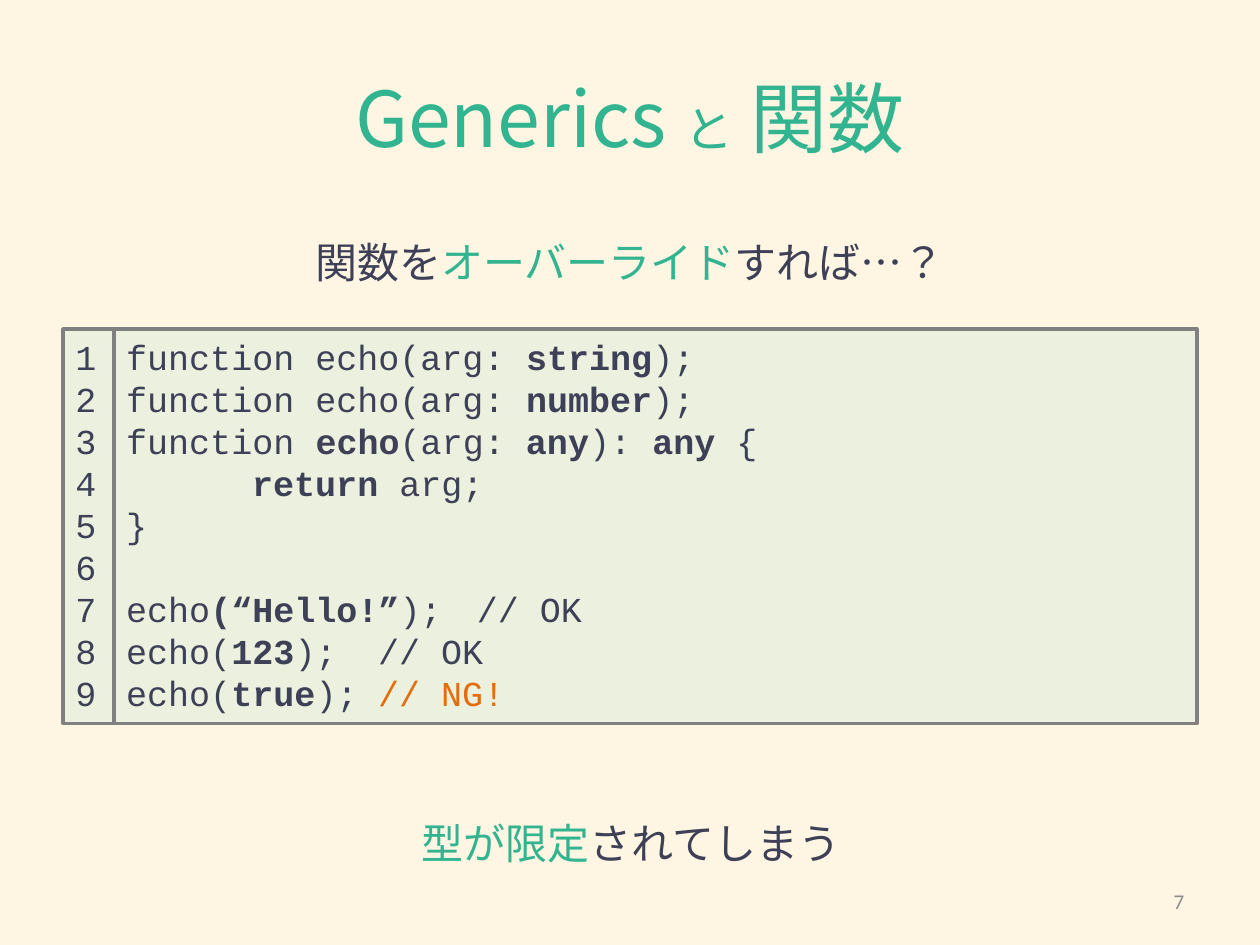
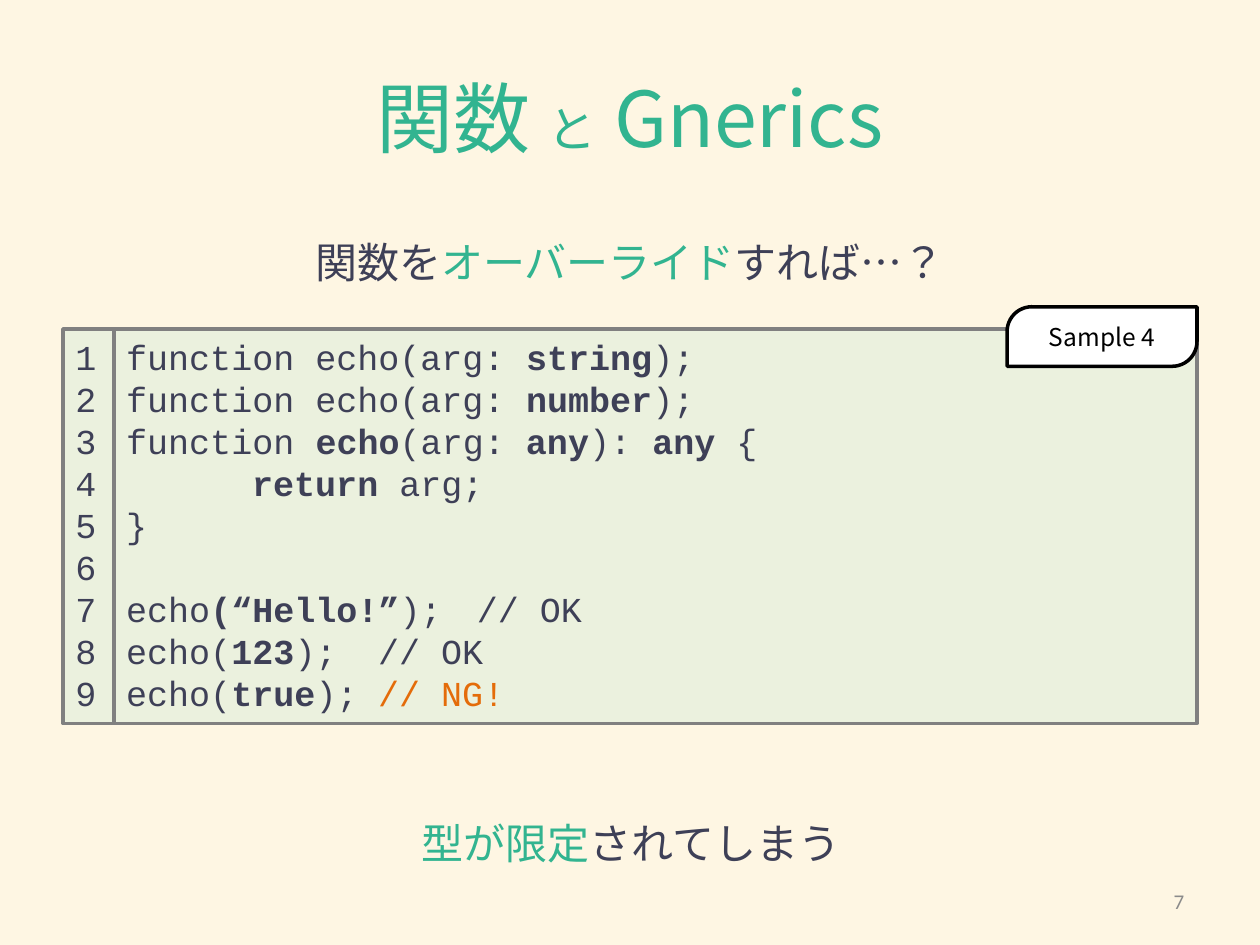
Before and after one commit to Hikari-Kubota/sandbox-todo-ts-angular, a slide deck: slide 7 of typescript/typescript_generics.pptx. Drawn at 1260x945 pixels with LibreOffice and Linux fonts; fonts in the diff are those of the drawing. Boxes give left, top, right and bottom in pixels: in the first picture for what was removed or moved away, otherwise in the second. Text is boxed around its words. In the diff, an @@ line names an element or a change of style, - is before the commit and + after.

```diff
--- a/typescript/typescript_generics.pptx
+++ b/typescript/typescript_generics.pptx
@@ title at <box>377,82,883,154</box>: text changed @@
-Generics と 関数
+関数 と Gnerics
@@ round diag rect added at <box>1007,307,1197,367</box>, fill #FFFFFF, outline #000000 2 pt, 14 pt, text #000000 @@
+Sample 4
```
Also in this commit, not shown: 8 other slides changed, 3 other files.
